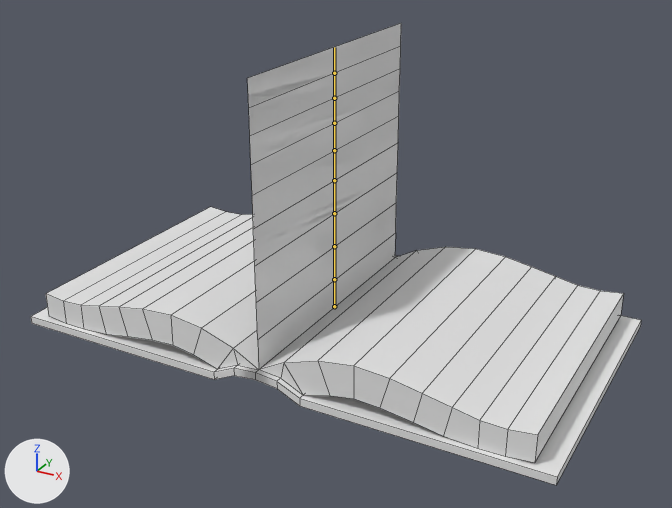
One commit to the FBX model Assets/Encyclopedia/Animated_Book.fbx: the scene before it, then after it.
The view is the same before and after, from a 50 mm lens placed at (17.8, -32.3, 19.6), pointed at (0.5, -0.9, 3.9). The lights are fixed; the arrows at lower left show +X, +Y and +Z. The bones that bend it are drawn over the model as lines. Mesh edges are drawn as thin lines.

In view in the first picture: 'AnimatedPage_L', 'AnimatedPage_R', 'Fold', 'Pages'.
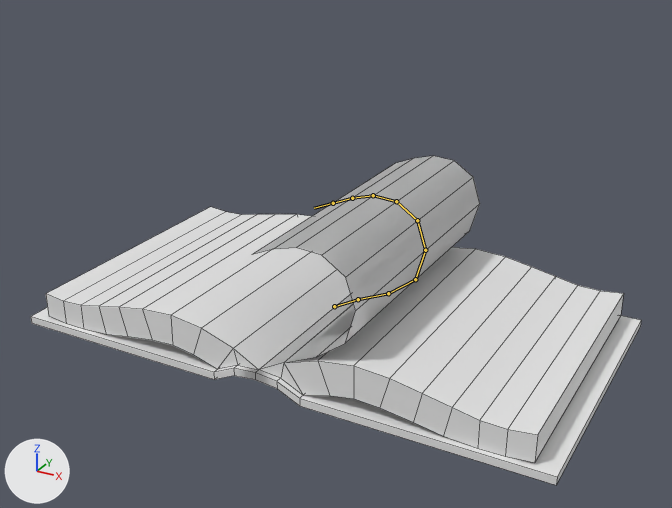
The newer file adds an action. The first version stands in its rest pose; the second is drawn at frame 24 of the action 'AnimatedPage|AnimatedPage|AnimatedPage|PageSwitch|AnimatedPage|PageSwitch'.

Changed parts and their boxes (x1, y1, x2, y2) in the pictures (672 x 508 px):
'AnimatedPage_L', posed (48% wider, 34% shorter): before (248, 47, 400, 369); after (253, 157, 479, 369)
'AnimatedPage_R', posed (48% wider, 38% shorter): before (249, 23, 401, 367); after (255, 156, 480, 368)
bone 'Bone', root to tip: before (334, 306) to (334, 279); after (334, 306) to (358, 299)
bone 'Bone.001', root to tip: before (334, 279) to (334, 246); after (358, 299) to (388, 293)
bone 'Bone.002', root to tip: before (334, 246) to (334, 213); after (388, 293) to (415, 279)
bone 'Bone.003', root to tip: before (334, 213) to (334, 180); after (415, 279) to (425, 250)
bone 'Bone.004', root to tip: before (334, 180) to (334, 150); after (425, 250) to (417, 220)
bone 'Bone.005', root to tip: before (334, 150) to (334, 123); after (417, 220) to (396, 201)
bone 'Bone.006', root to tip: before (334, 123) to (334, 98); after (396, 201) to (373, 195)
bone 'Bone.007', root to tip: before (334, 98) to (334, 73); after (373, 195) to (352, 198)
bone 'Bone.008', root to tip: before (334, 73) to (334, 47); after (352, 198) to (333, 203)

The edits, one by one:
Bone 'Bone' (bone_bone) turns from (0, 0, 0) to (0, 0, -61) degrees about its own x, y and z.
Bone 'Bone.001' (bone_bone_001) turns from (0, 0, 0) to (-5, 0, 0) degrees about its own x, y and z.
Bone 'Bone.002' (bone_bone_002) turns from (0, 0, 0) to (13, 0, 0) degrees about its own x, y and z.
Bone 'Bone.003' (bone_bone_003) turns from (0, 0, 0) to (37, 0, 0) degrees about its own x, y and z.
Bone 'Bone.004' (bone_bone_004) turns from (0, 0, 0) to (34, 0, 0) degrees about its own x, y and z.
Bone 'Bone.005' (bone_bone_005) turns from (0, 0, 0) to (39, 0, 0) degrees about its own x, y and z.
Bone 'Bone.006' (bone_bone_006) turns from (0, 0, 0) to (30, 0, 0) degrees about its own x, y and z.
Bone 'Bone.007' (bone_bone_007) turns from (0, 0, 0) to (19, 0, 0) degrees about its own x, y and z.
Bone 'Bone.008' (bone_bone_008) turns from (0, 0, 0) to (8, 0, 0) degrees about its own x, y and z.
